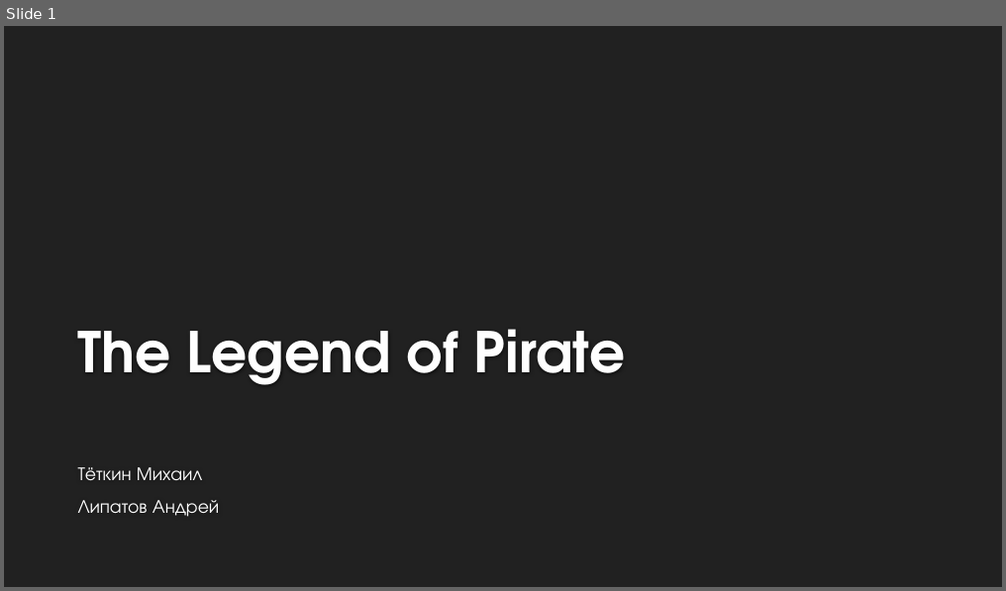
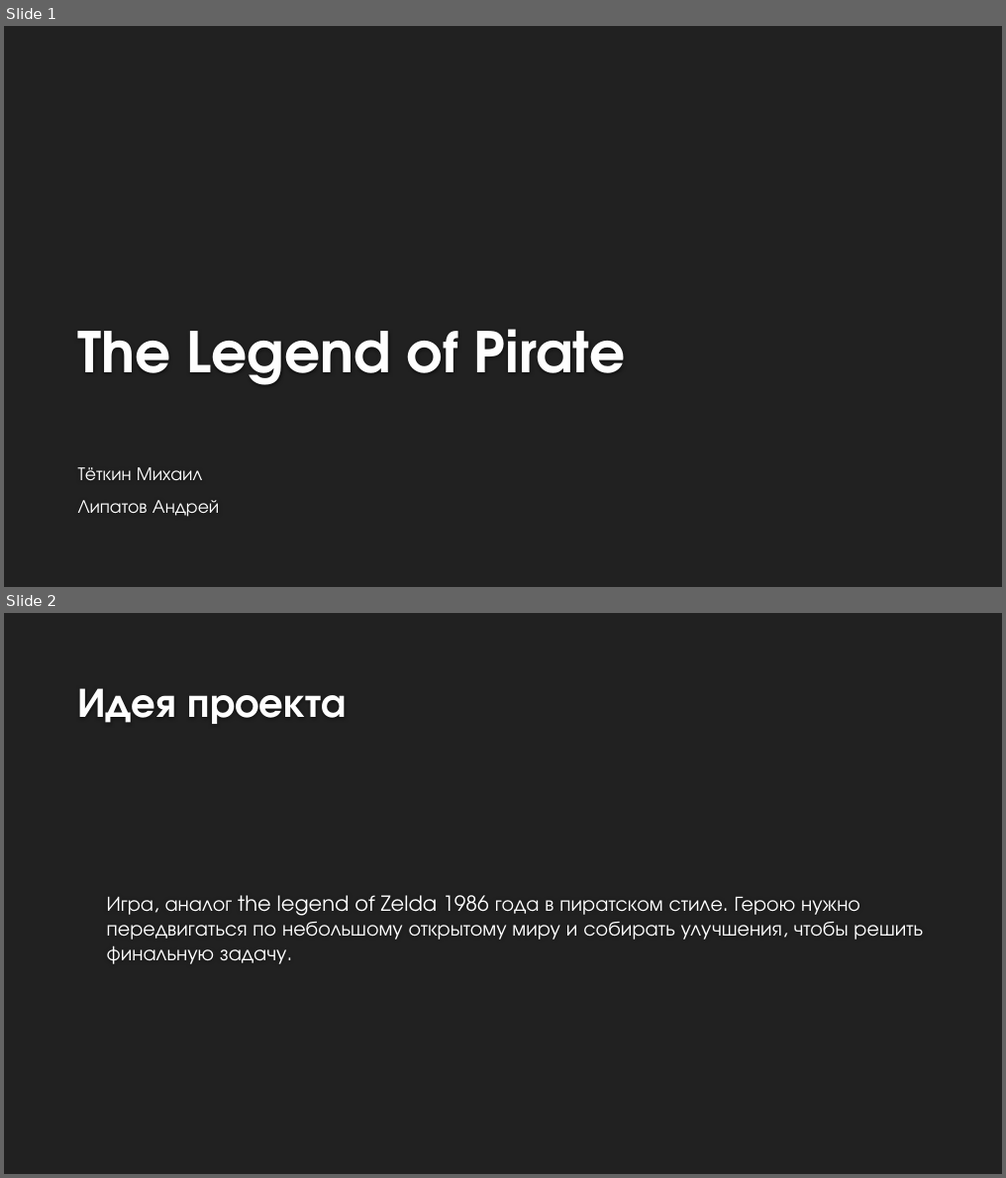
Before and after one commit to MixelTe/The-Legend-of-Pirate, a slide deck: docs/The Legend of Pirate.pptx. Shown one above the other, each under a label of ours: slide 1 before the commit, slides 1 and 2 after it. The pictures are 1006x591 and 1006x1178 pixels, drawn with LibreOffice and Linux fonts; fonts in the diff are those of the drawing; background and template pictures are left out. Boxes give left, top, right and bottom in pixels: in the first picture for what was removed or moved away, otherwise in the second. Text is boxed around its words. In the diff, an @@ line names an element or a change of style, - is before the commit and + after.

```diff
--- a/docs/The Legend of Pirate.pptx
+++ b/docs/The Legend of Pirate.pptx
@@ slide 2 added at (4, 613, 1002, 1174), background #212121 @@
@@ title added at (78, 688, 347, 724), 40 pt, text #FEFEFE, bold @@
+Идея проекта
@@ text added at (107, 895, 923, 964), 20 pt, text #FFFFFF @@
+Игра, аналог the legend of Zelda 1986 года в пиратском стиле. Герою нужно передвигаться по небольшому открытому миру и собирать улучшения, чтобы решить финальную задачу.
```
Also in this commit, not shown: 3 other slides added, 1 slide removed, 4 other files.
